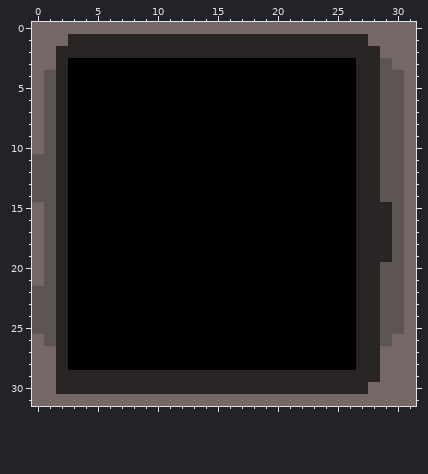
A pixel-art sprite gets an edit: task-3/src/main/resources/wall0.png. The picture above was drawn from the file before the commit.
The file is 32x32 pixels.
Now the later version:
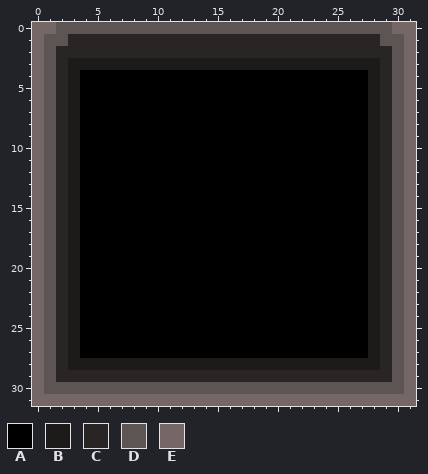
Palette (. is transparent): A #000000  B #1d1a1a  C #292525  D #5d5454  E #766767
Change:
Changed rows in their new state; - is an unchanged pixel.
first column x 0:
 0 --DDDDDDDDDDDDDDDDDDDDDDDDDDDD-
 1 -DD-------------------------CDD
 2 -D---------------------------CD
 3 -D-BBBBBBBBBBBBBBBBBBBBBBBBBBCD
 4 ---B-----------------------ABC-
 5 ---B-----------------------ABC-
 6 ---B-----------------------ABC-
 7 ---B-----------------------ABC-
 8 ---B-----------------------ABC-
 9 ---B-----------------------ABC-
10 ---B-----------------------ABC-
11 E--B-----------------------ABC-
12 E--B-----------------------ABC-
13 E--B-----------------------ABC-
14 E--B-----------------------ABC-
15 ---B-----------------------AB--
16 ---B-----------------------AB--
17 ---B-----------------------AB--
18 ---B-----------------------AB--
19 ---B-----------------------AB--
20 ---B-----------------------ABC-
21 ---B-----------------------ABC-
22 E--B-----------------------ABC-
23 E--B-----------------------ABC-
24 E--B-----------------------ABC-
25 E--B-----------------------ABC-
26 ---B-----------------------ABCD
27 -D-B-----------------------ABCD
28 -D-BBBBBBBBBBBBBBBBBBBBBBBBBBCD
29 -D---------------------------CD
30 -DDDDDDDDDDDDDDDDDDDDDDDDDDDDDD
